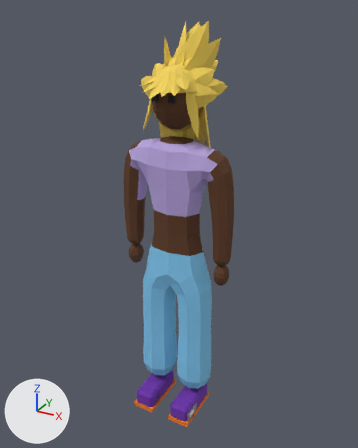
A saved change to the glTF model public/models/goldie.glb.
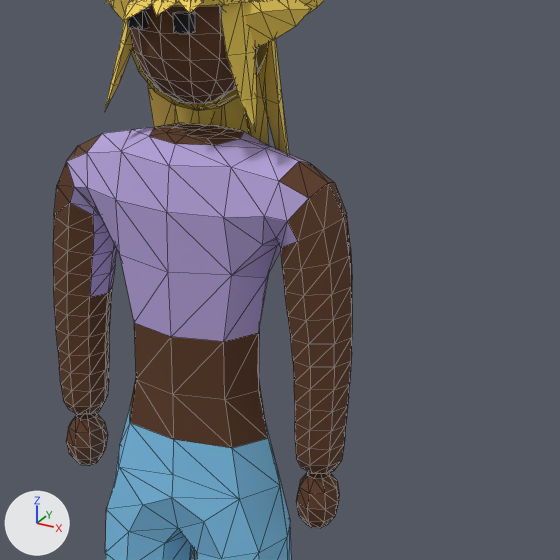
Old and new are each drawn whole from a 50 mm lens placed at (1.101, -1.979, 2.061), pointed at (-0.013, 0.045, 1.049) and again close up on the part from 29% to 87% of the width and 20% to 66% of the height. Every picture has the same lights, and +X, +Y and +Z are marked at lower left. The older version's two pictures come first. The close-ups show mesh edges as thin lines. Vertices at exactly the same position are counted once.

The first close-up shows 'Goldie'.
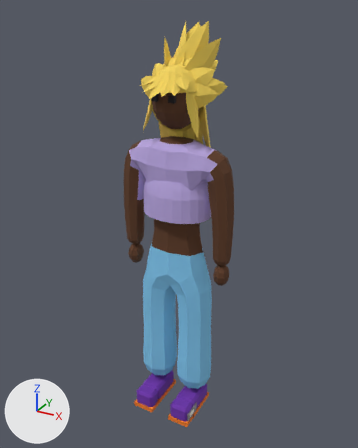
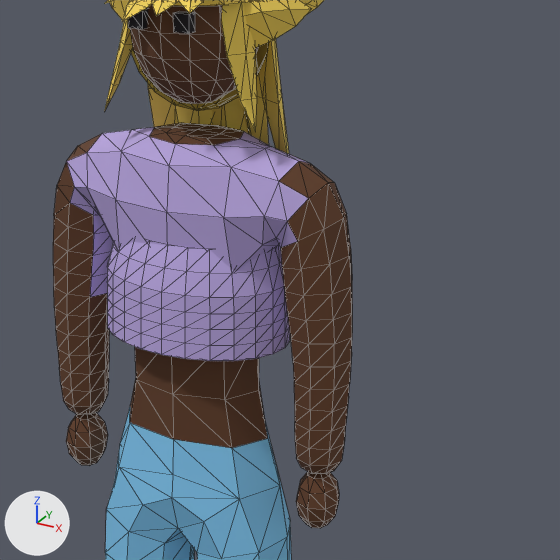
Location of each change, (x1, y1, x2, y2) in pixels of the close-ups (560 x 560 px):
part 1 of me_goldie, added (purple): after (107, 242, 290, 361)

Diff of the bpy script that builds the scene:
```diff
--- a/public/models/goldie.glb.py
+++ b/public/models/goldie.glb.py
@@ me_goldie @@
 # used by ob_goldie; location = (0.0, 0.0, 0.0)
-me_goldie.from_pydata(...)  # 1442 vertices, 2639 faces; spans x -0.3..0.3, y -0.2..0.25, z -0.02..2.0
+me_goldie.from_pydata(...)  # 1778 vertices, 3311 faces; spans x -0.3..0.3, y -0.2..0.25, z -0.02..2.0
+# me_goldie part 1: a new loose piece of 336 vertices spanning x -0.18..0.18, y -0.13..0.13, z 1.13..1.32, in mat_top (purple #b9a6e0)
 me_goldie.materials.append(mat_skin)
```
